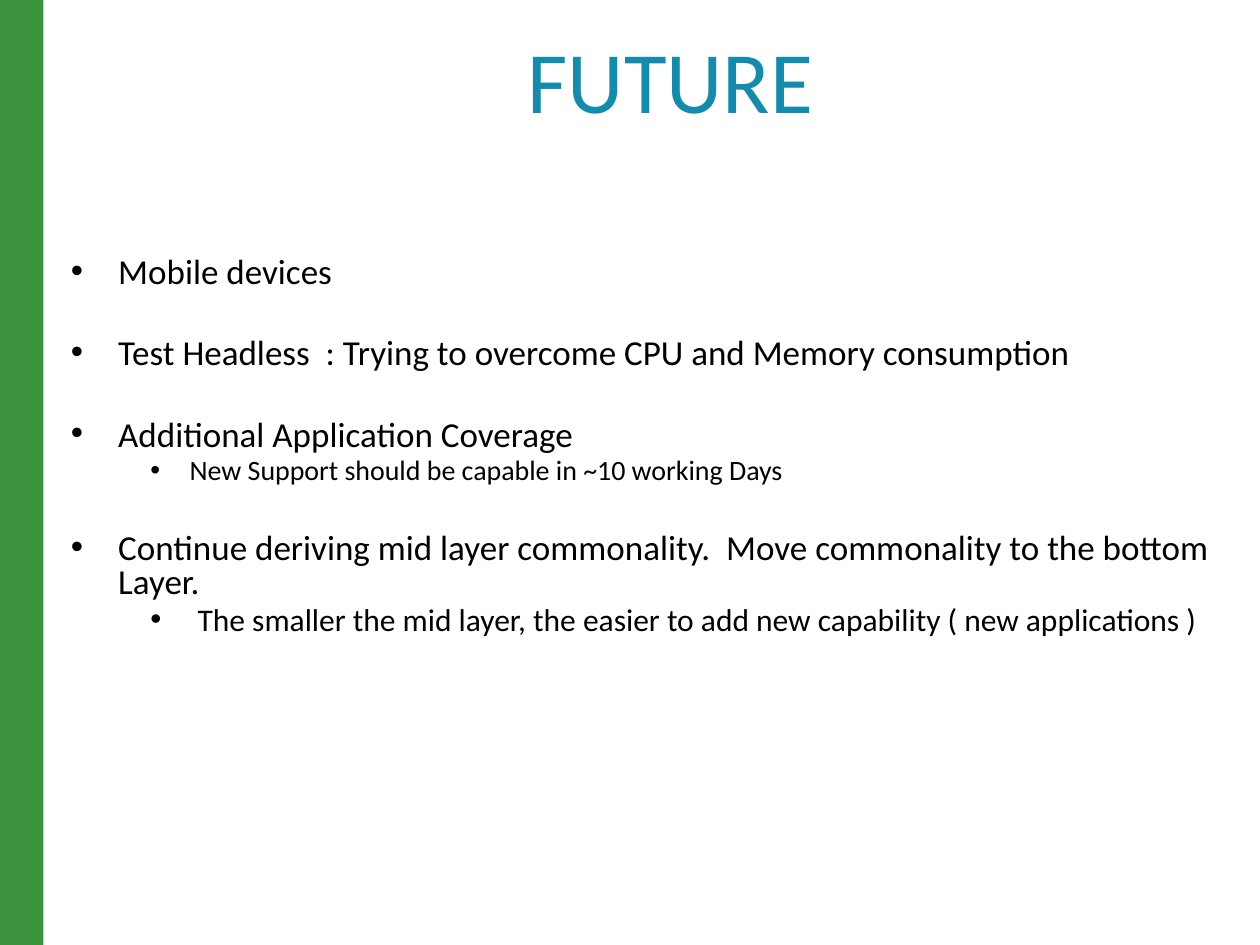
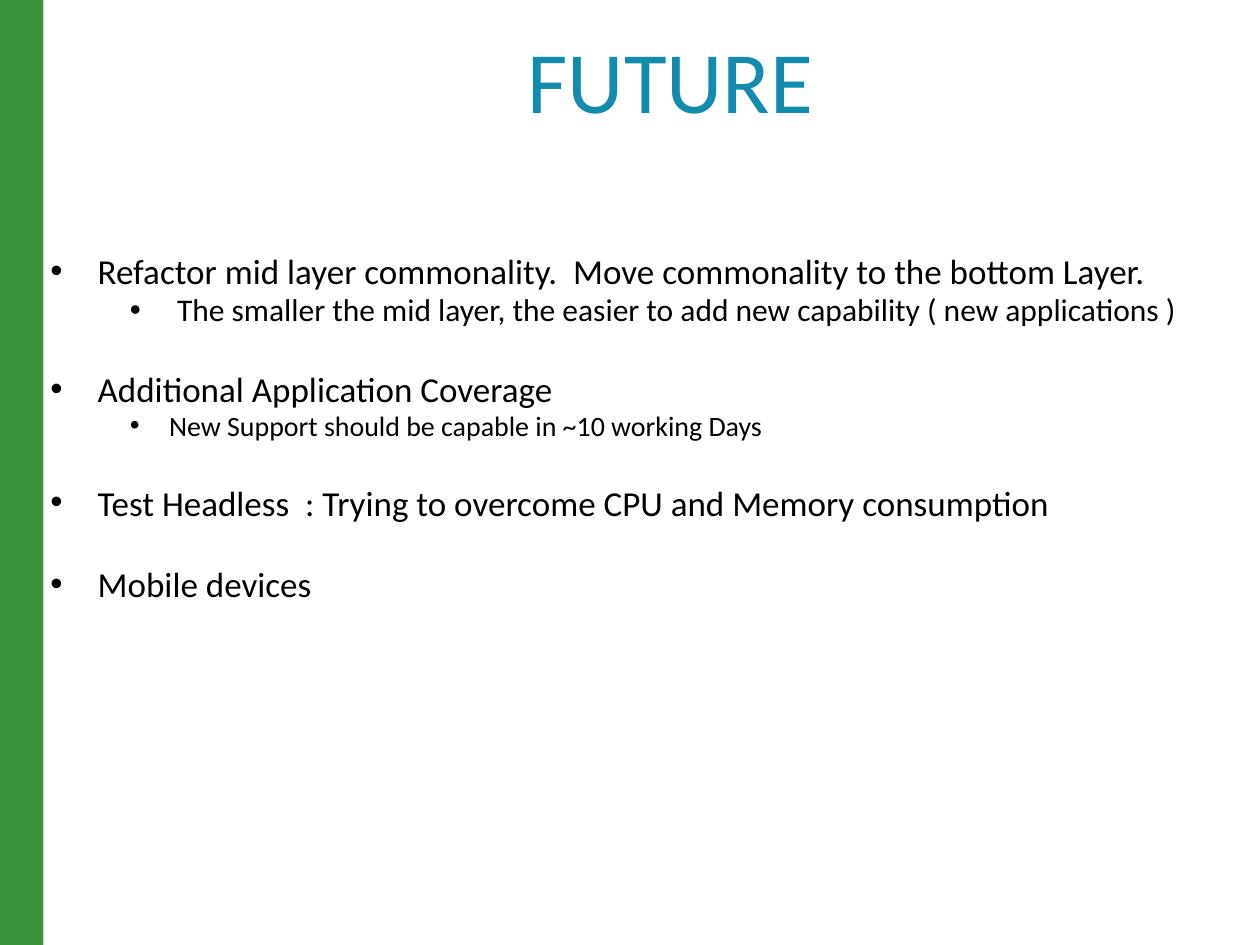
Before and after one commit to raghav9329/mainProf, a slide deck: slide 12 of CurrentWork_Delta/CX_StrategyPowerPoint.pptx (slide 13 before the commit). Drawn at 1260x945 pixels with LibreOffice and Linux fonts; fonts in the diff are those of the drawing. Boxes give left, top, right and bottom in pixels: in the first picture for what was removed or moved away, otherwise in the second. Text is boxed around its words. In the diff, an @@ line names an element or a change of style, - is before the commit and + after.

```diff
--- a/CurrentWork_Delta/CX_StrategyPowerPoint.pptx
+++ b/CurrentWork_Delta/CX_StrategyPowerPoint.pptx
@@ text "Refactor mid layer commonality. Move ...": place and size @@
-text "Refactor mid layer commonality. Move ..." at (118, 259, 1208, 636)
+text "Refactor mid layer commonality. Move ..." at (98, 259, 1158, 598)
@@ text at (98, 259, 1158, 326): text changed; size 20 to 18 pt @@
-• Mobile devices
-• Test Headless : Trying to overcome CPU and Memory consumption
+• Refactor mid layer commonality. Move commonality to the bottom Layer.
+  • The smaller the mid layer, the easier to add new capability ( new applications )
@@ text at (98, 491, 1048, 598): text changed @@
-• Continue deriving mid layer commonality. Move commonality to the bottom Layer.
-  • The smaller the mid layer, the easier to add new capability ( new applications )
+• Test Headless : Trying to overcome CPU and Memory consumption
+• Mobile devices
```
Also in this commit, not shown: 12 other slides changed, 1 slide removed, 9 other files.
